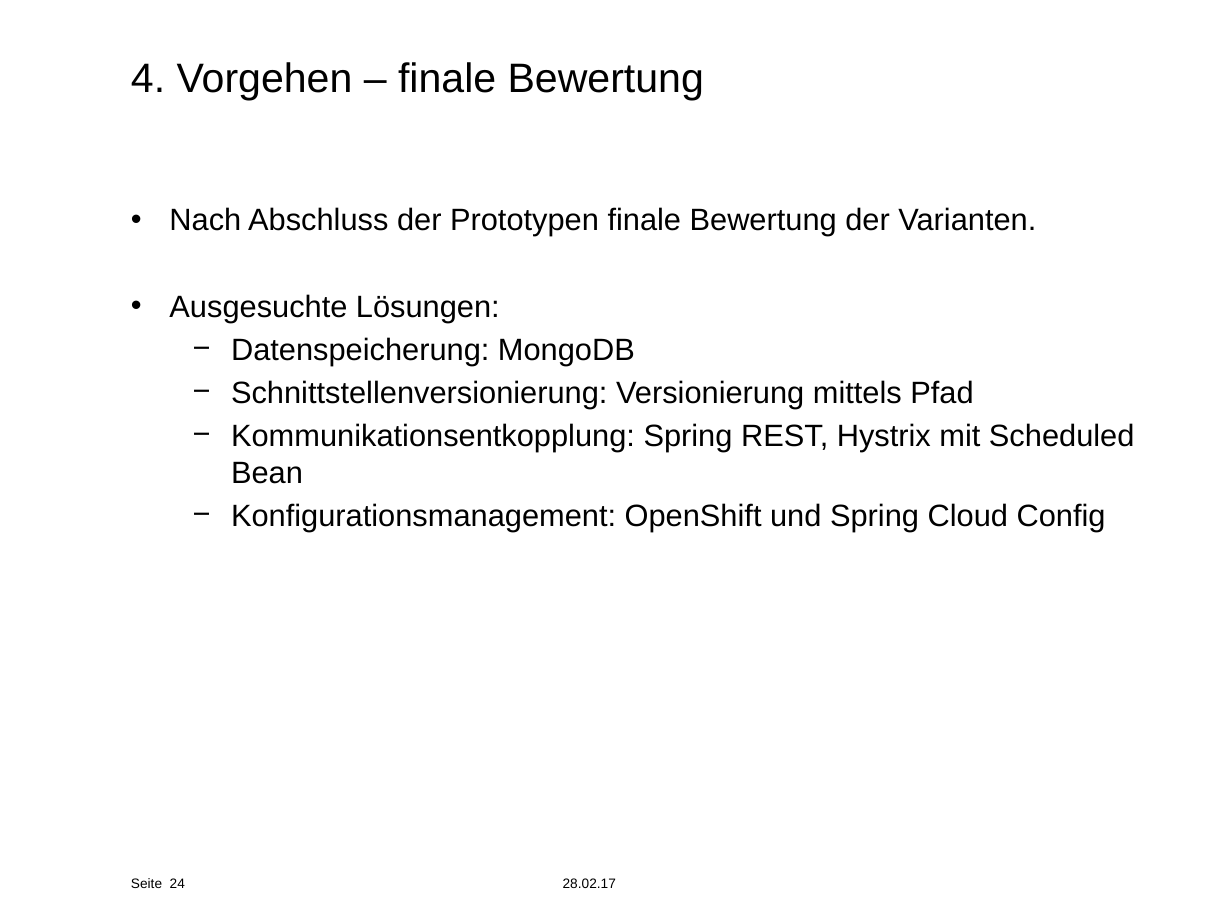
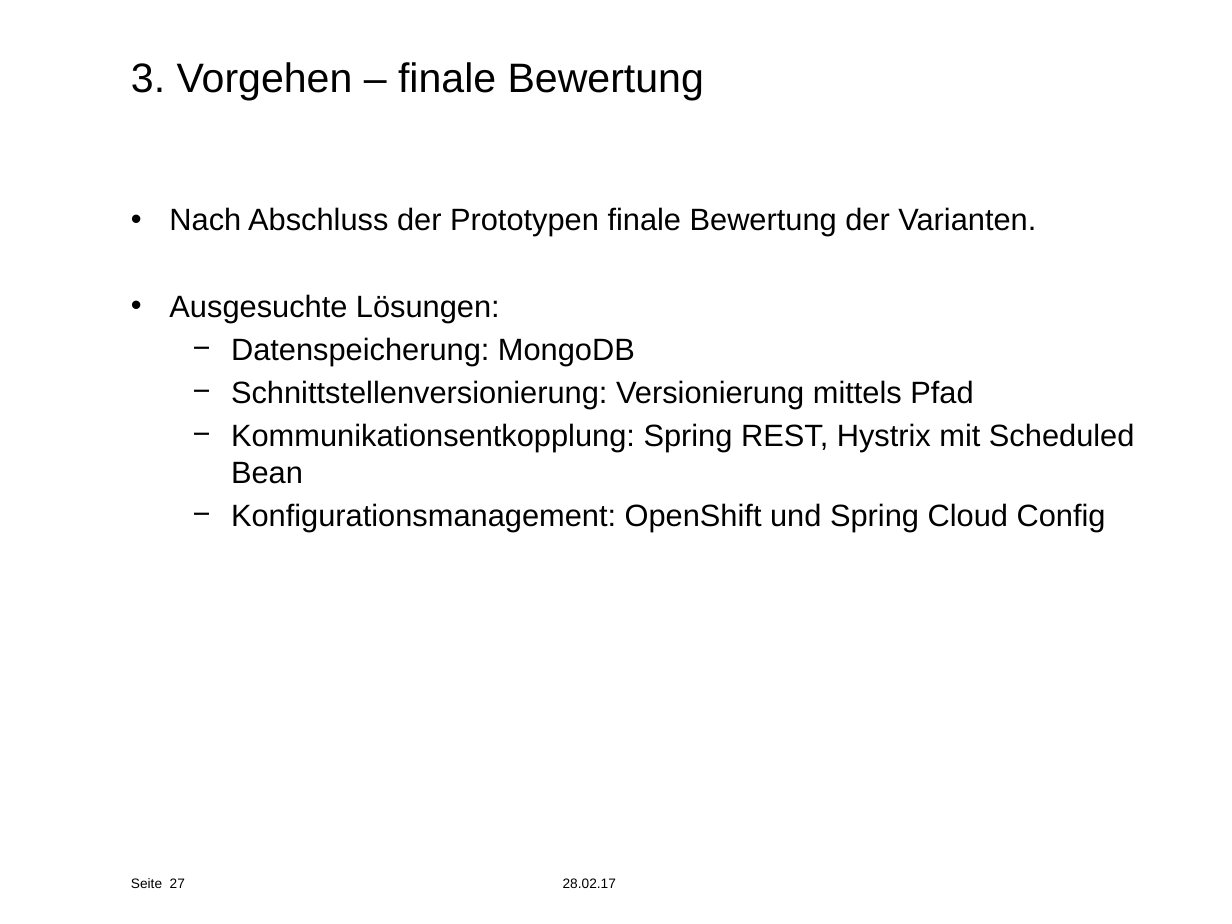
Before and after one commit to effusion/masterthesis, a slide deck: slide 27 of masterthesis_presentation.pptx (slide 24 before the commit). Drawn at 1232x924 pixels with LibreOffice and Linux fonts; fonts in the diff are those of the drawing; background and template pictures are left out. Boxes give left, top, right and bottom in pixels: in the first picture for what was removed or moved away, otherwise in the second. Text is boxed around its words. In the diff, an @@ line names an element or a change of style, - is before the commit and + after.

```diff
--- a/masterthesis_presentation.pptx
+++ b/masterthesis_presentation.pptx
@@ title at [131,62,704,100]: text changed @@
-4. Vorgehen – finale Bewertung
+3. Vorgehen – finale Bewertung
@@ page number at [170,878,185,888]: text changed @@
-24
+27
```
Also in this commit, not shown: 23 other slides changed, 7 slides added, 1 slide removed, 2 other files.
